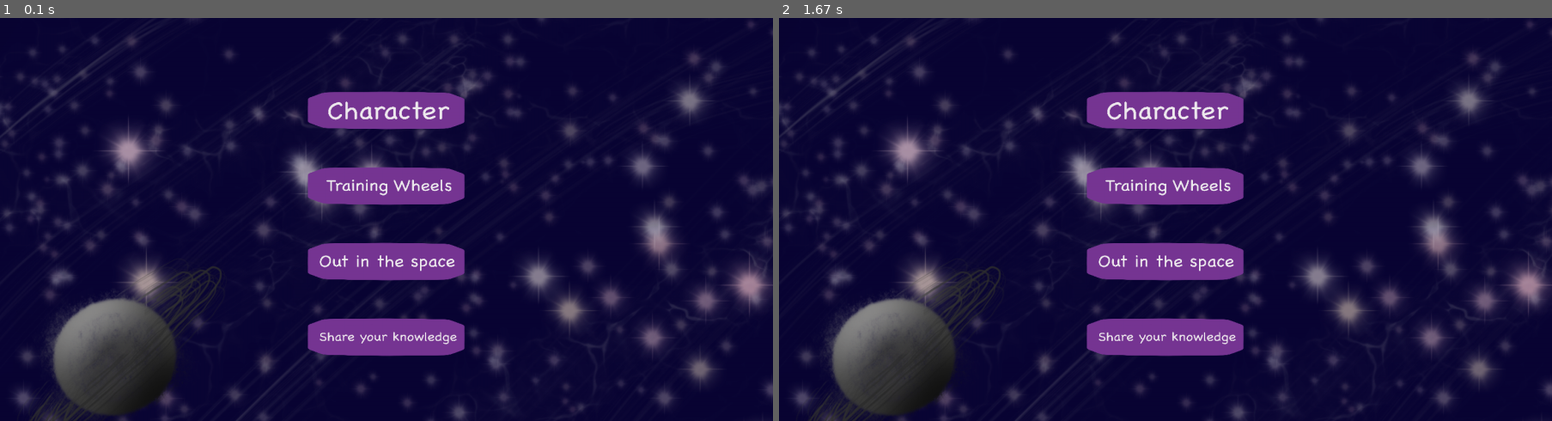
Above: before the commit, frames 1-2 (left to right).
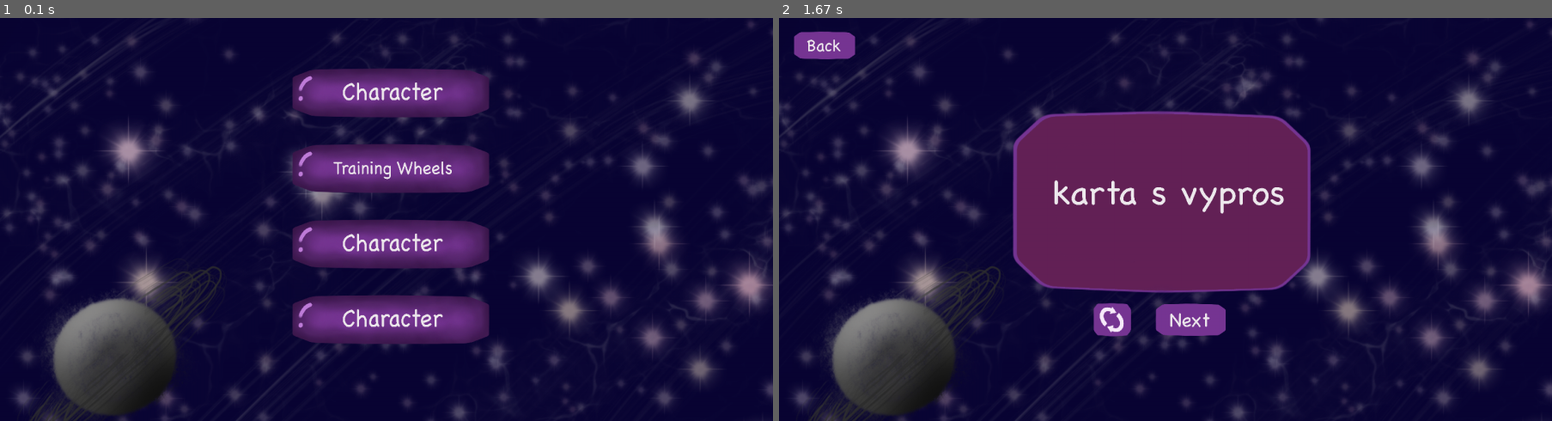
Above: after the commit, the same moments.

Repository: xcWhy/HackTues8___PlatypusESM
Game: pygame game, started from main.py
The game is run twice, just before and just after one commit, with the same random seed, the same clock (stepped at 60 frames per second) and the same inputs.
Inputs (mouse positions are in pixels of both pictures, inside the frame that each line leads up to):
- Up to frame 1 (0.1 s): no input
- Up to frame 2 (1.67 s): click (1165, 167) at 0.38 s

The runs differ from the first frame. In frame 1, 12% of the frame differs, in the area x 37-64%, y 12-85%; in frame 2, 20%, in the area x 1-69%, y 3-85%.

Commit message:
[UPDATE] folders

Diff:
--- a/main.py
+++ b/main.py
@@ -1,5 +1,7 @@
 import pygame
 import button
+
+switch_file = 0
 
 SCREEN_HEIGHT = 800
 SCREEN_WIDTH = 1535
@@ -7,28 +9,36 @@
 screen = pygame.display.set_mode((SCREEN_WIDTH, SCREEN_HEIGHT))
 background = pygame.image.load("imgs/background.png")
 
-button_character = pygame.image.load('imgs/Character.png').convert_alpha()
-button_training = pygame.image.load('imgs/TrainingWheels.png').convert_alpha()
-button_game = pygame.image.load('imgs/OutInTheSpace.png').convert_alpha()
-button_share = pygame.image.load('imgs/ShareYourKnowledge.png').convert_alpha()
+button_character = pygame.image.load('imgs_updated/Character.png').convert_alpha()
+button_training = pygame.image.load('imgs_updated/TrainingWheels.png').convert_alpha()
+button_game = pygame.image.load('imgs_updated/Character.png').convert_alpha()
+button_share = pygame.image.load('imgs_updated/Character.png').convert_alpha()
 
-button_1 = button.Button(500, 0, button_character, 500, 450)
-button_2 = button.Button(500, 150, button_training, 500, 450)
-button_3 = button.Button(500, 300, button_game, 500, 450)
-button_4 = button.Button(500, 450, button_share, 500, 450)
+button_1 = button.Button(575, 100, button_character, 400, 100)
+button_2 = button.Button(575, 250, button_training, 400, 100)
+button_3 = button.Button(575, 400, button_game, 400, 100)
+button_4 = button.Button(575, 550, button_share, 400, 100)
 
 run = True
 while run:
 	screen.blit(background, (0, 0))
 
 	if button_1.draw(screen):
-		print('Button 1')
+		print("1")
+		switch_file = 1
+		break
 	if button_2.draw(screen):
-		print('Button 2')
+		print("2")
+		switch_file = 2
+		break
 	if button_3.draw(screen):
-		print('Button 3')
+		print("3")
+		switch_file = 3
+		break
 	if button_4.draw(screen):
-		print('Button 4')
+		print("4")
+		switch_file = 4
+		break
 
 	for event in pygame.event.get():
 		if event.type == pygame.QUIT:
@@ -36,4 +46,12 @@
 
 	pygame.display.update()
 
+#if switch_file == 1:
+
+if switch_file == 2:
+	import training
+#if switch_file == 3:
+
+#if switch_file == 4:
+
 pygame.quit()
Binary file added: imgs_updated/Character.png
